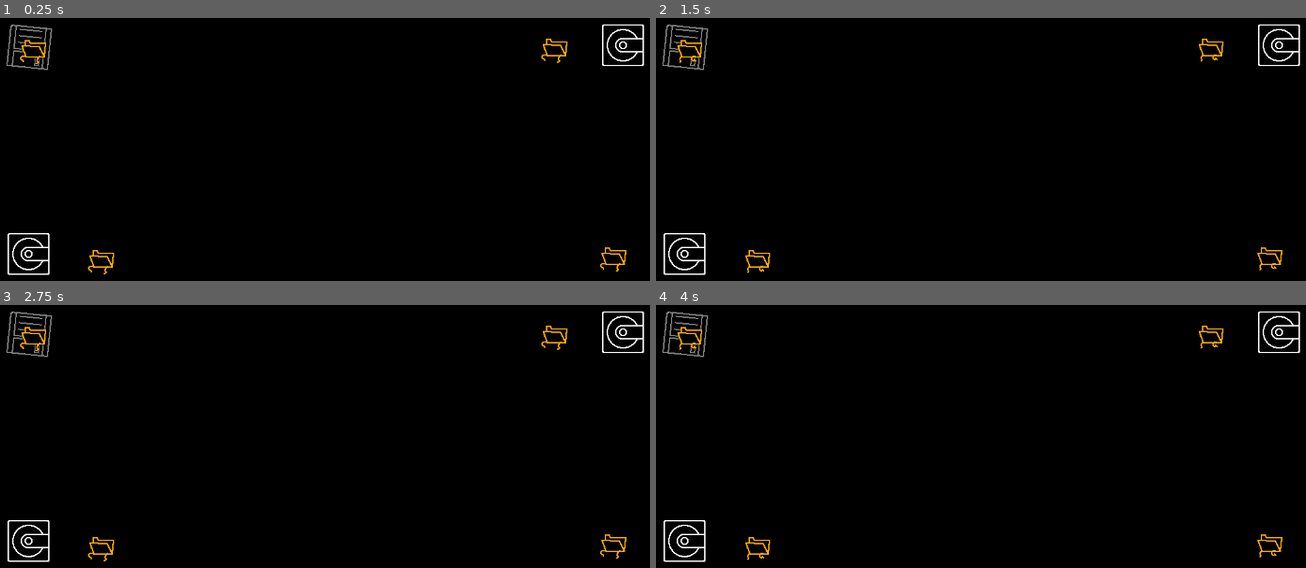
Above: before the commit, frames 1-4 (two rows, left to right).
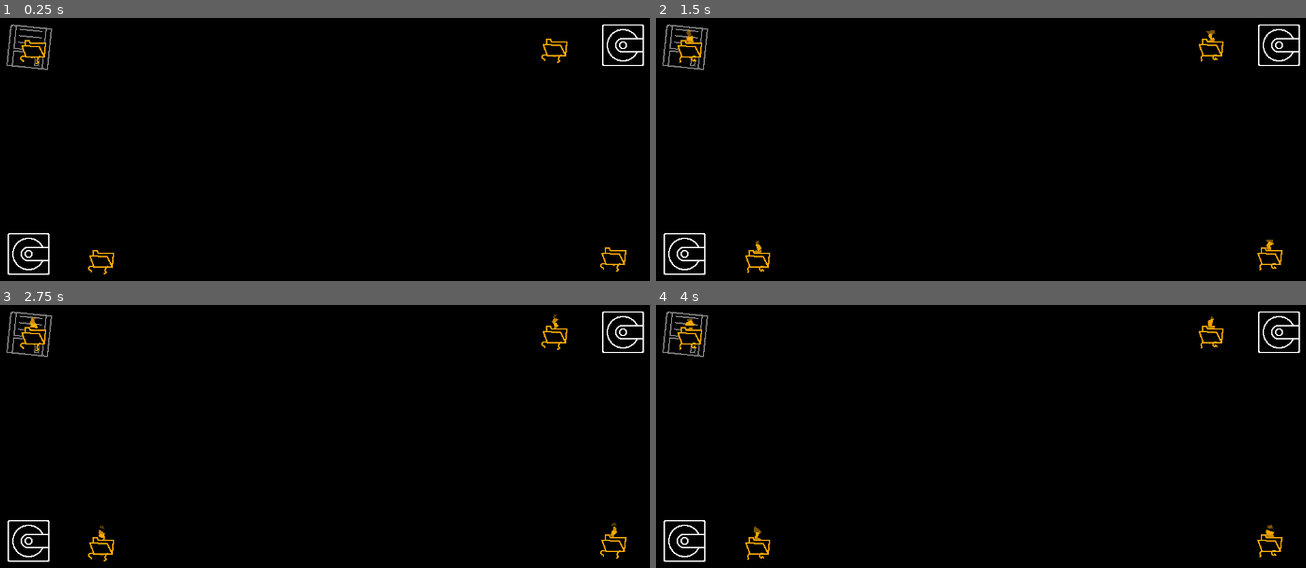
Above: after the commit, the same moments.

Repository: SomeSortOfSam/Hardest_Drive
Game: Godot game, scene res://scenes/levels/level_1.tscn
Same seed, same stepped clock (60 frames per second), same inputs: the game is played once before the commit and once after it. This scene is started directly instead of the project's main scene. Sound files missing from this copy of the repository are replaced by a short silence.
Inputs (mouse positions are in pixels of both pictures, inside the frame that each line leads up to):
- Up to frame 1 (0.25 s): no input
- Up to frame 2 (1.5 s): move the mouse to (1156, 141) at 0.52 s; hold D (player_right) 0.53-1.28 s; click (1156, 141) at 0.67 s; move the mouse to (838, 183) at 1.27 s; hold S (player_down) from 1.28 s (still down)
- Up to frame 3 (2.75 s): move the mouse to (409, 357) at 2.02 s; release S (player_down) at 2.03 s; hold D (player_right) from 2.03 s (still down)
- Up to frame 4 (4 s): move the mouse to (948, 533) at 2.77 s; release D (player_right) at 2.78 s; hold W (player_up) 2.78-3.53 s; click (948, 533) at 2.92 s; move the mouse to (1215, 512) at 3.52 s; hold A (player_left) from 3.53 s (still down)

The runs differ from the first frame. In frame 1, less than 0.1% of the frame differs, in the area x 4-95%, y 14-95%; in frame 2, 0.2%; in frame 3, 0.2%; in frame 4, 0.2%, in the area x 4-96%, y 3-90%.
Error before the commit: Invalid access to property or key 'global_position' on a base object of type 'null instance'. (res://scripts/enemy.gd:56)
Error after the commit: Invalid access to property or key 'global_position' on a base object of type 'null instance'. (res://scripts/enemy.gd:59)

Commit message:
Removed warnings

Diff:
--- a/scenes/box_dud.gd
+++ b/scenes/box_dud.gd
@@ -1,6 +1,6 @@
 extends "res://scenes/grapple_point.gd"
 
-func _on_player_pull_requested(_direction,player):
+func _on_player_pull_requested(_direction,_player):
 	pass
 
 func _on_player_harpoon_hit(player):
--- a/scenes/box_dud.tscn
+++ b/scenes/box_dud.tscn
@@ -101,3 +101,5 @@
 libraries = {
 "": SubResource("AnimationLibrary_w06r8")
 }
+
+[node name="AudioStreamPlayer2D" type="AudioStreamPlayer2D" parent="."]
--- a/scenes/enemes/document.tscn
+++ /dev/null
@@ -1,6 +0,0 @@
-[gd_scene load_steps=2 format=3 uid="uid://r3n3ipckeim4"]
-
-[ext_resource type="Script" path="res://scripts/document_enemy.gd" id="2_cibpc"]
-
-[node name="Document"]
-script = ExtResource("2_cibpc")
--- a/scenes/enemes/enemy.tscn
+++ b/scenes/enemes/enemy.tscn
@@ -7,6 +7,7 @@
 [ext_resource type="AudioStream" uid="uid://ckn1wvc1tiuvb" path="res://assets/File death V1.wav.wav" id="4_3ixgn"]
 [ext_resource type="Texture2D" uid="uid://bur7qpu0h6ixl" path="res://assets/ParticleHazard.png" id="4_150kn"]
 [ext_resource type="AudioStream" uid="uid://cayshnd7c32ky" path="res://assets/Death sound effect.mp3" id="5_vsbux"]
+[ext_resource type="Texture2D" uid="uid://b8ogqo2xdtu8r" path="res://assets/file_destroy.png" id="5_xakk5"]
 
 [sub_resource type="Gradient" id="Gradient_ol4ab"]
 offsets = PackedFloat32Array(0.792593, 1)
@@ -29,6 +30,124 @@
 
 [sub_resource type="CircleShape2D" id="CircleShape2D_5qmfi"]
 radius = 13.0
+
+[sub_resource type="AtlasTexture" id="AtlasTexture_5m37t"]
+atlas = ExtResource("5_xakk5")
+region = Rect2(0, 0, 64, 64)
+
+[sub_resource type="AtlasTexture" id="AtlasTexture_pe80f"]
+atlas = ExtResource("5_xakk5")
+region = Rect2(64, 0, 64, 64)
+
+[sub_resource type="AtlasTexture" id="AtlasTexture_ppucy"]
+atlas = ExtResource("5_xakk5")
+region = Rect2(128, 0, 64, 64)
+
+[sub_resource type="AtlasTexture" id="AtlasTexture_jaegm"]
+atlas = ExtResource("5_xakk5")
+region = Rect2(192, 0, 64, 64)
+
+[sub_resource type="AtlasTexture" id="AtlasTexture_snvwb"]
+atlas = ExtResource("5_xakk5")
+region = Rect2(256, 0, 64, 64)
+
+[sub_resource type="AtlasTexture" id="AtlasTexture_3e1yl"]
+atlas = ExtResource("5_xakk5")
+region = Rect2(320, 0, 64, 64)
+
+[sub_resource type="AtlasTexture" id="AtlasTexture_8yr6t"]
+atlas = ExtResource("5_xakk5")
+region = Rect2(384, 0, 64, 64)
+
+[sub_resource type="AtlasTexture" id="AtlasTexture_g16sl"]
+atlas = ExtResource("5_xakk5")
+region = Rect2(448, 0, 64, 64)
+
+[sub_resource type="AtlasTexture" id="AtlasTexture_r1wqc"]
+atlas = ExtResource("5_xakk5")
+region = Rect2(512, 0, 64, 64)
+
+[sub_resource type="AtlasTexture" id="AtlasTexture_lnvys"]
+atlas = ExtResource("2_7qneq")
+region = Rect2(0, 0, 64, 64)
+
+[sub_resource type="AtlasTexture" id="AtlasTexture_vlofp"]
+atlas = ExtResource("2_7qneq")
+region = Rect2(64, 0, 64, 64)
+
+[sub_resource type="AtlasTexture" id="AtlasTexture_p8kry"]
+atlas = ExtResource("2_7qneq")
+region = Rect2(128, 0, 64, 64)
+
+[sub_resource type="AtlasTexture" id="AtlasTexture_hg4kh"]
+atlas = ExtResource("2_7qneq")
+region = Rect2(192, 0, 64, 64)
+
+[sub_resource type="AtlasTexture" id="AtlasTexture_tmqck"]
+atlas = ExtResource("2_7qneq")
+region = Rect2(256, 0, 64, 64)
+
+[sub_resource type="AtlasTexture" id="AtlasTexture_lcaxs"]
+atlas = ExtResource("2_7qneq")
+region = Rect2(320, 0, 64, 64)
+
+[sub_resource type="SpriteFrames" id="SpriteFrames_27ul4"]
+animations = [{
+"frames": [{
+"duration": 1.0,
+"texture": SubResource("AtlasTexture_5m37t")
+}, {
+"duration": 1.0,
+"texture": SubResource("AtlasTexture_pe80f")
+}, {
+"duration": 1.0,
+"texture": SubResource("AtlasTexture_ppucy")
+}, {
+"duration": 1.0,
+"texture": SubResource("AtlasTexture_jaegm")
+}, {
+"duration": 1.0,
+"texture": SubResource("AtlasTexture_snvwb")
+}, {
+"duration": 1.0,
+"texture": SubResource("AtlasTexture_3e1yl")
+}, {
+"duration": 1.0,
+"texture": SubResource("AtlasTexture_8yr6t")
+}, {
+"duration": 1.0,
+"texture": SubResource("AtlasTexture_g16sl")
+}, {
+"duration": 1.0,
+"texture": SubResource("AtlasTexture_r1wqc")
+}],
+"loop": false,
+"name": &"destroy",
+"speed": 12.0
+}, {
+"frames": [{
+"duration": 1.0,
+"texture": SubResource("AtlasTexture_lnvys")
+}, {
+"duration": 1.0,
+"texture": SubResource("AtlasTexture_vlofp")
+}, {
+"duration": 1.0,
+"texture": SubResource("AtlasTexture_p8kry")
+}, {
+"duration": 1.0,
+"texture": SubResource("AtlasTexture_hg4kh")
+}, {
+"duration": 1.0,
+"texture": SubResource("AtlasTexture_tmqck")
+}, {
+"duration": 1.0,
+"texture": SubResource("AtlasTexture_lcaxs")
+}],
+"loop": true,
+"name": &"walk",
+"speed": 12.0
+}]
 
 [sub_resource type="Gradient" id="Gradient_5cb7j"]
 offsets = PackedFloat32Array(0.814815, 1)
@@ -64,79 +183,17 @@
 [sub_resource type="CircleShape2D" id="CircleShape2D_pq1wp"]
 radius = 22.5222
 
-[sub_resource type="Animation" id="Animation_lpiui"]
-resource_name = "Destroy"
-tracks/0/type = "value"
-tracks/0/imported = false
-tracks/0/enabled = true
-tracks/0/path = NodePath("Sprite2D/Destroy:emitting")
-tracks/0/interp = 1
-tracks/0/loop_wrap = true
-tracks/0/keys = {
-"times": PackedFloat32Array(0),
-"transitions": PackedFloat32Array(1),
-"update": 1,
-"values": [true]
-}
-tracks/1/type = "value"
-tracks/1/imported = false
-tracks/1/enabled = true
-tracks/1/path = NodePath("WalkDust:emitting")
-tracks/1/interp = 1
-tracks/1/loop_wrap = true
-tracks/1/keys = {
-"times": PackedFloat32Array(0),
-"transitions": PackedFloat32Array(1),
-"update": 1,
-"values": [false]
-}
-tracks/2/type = "value"
-tracks/2/imported = false
-tracks/2/enabled = true
-tracks/2/path = NodePath("Sprite2D:modulate")
-tracks/2/interp = 1
-tracks/2/loop_wrap = true
-tracks/2/keys = {
-"times": PackedFloat32Array(0, 1),
-"transitions": PackedFloat32Array(1, 1),
-"update": 0,
-"values": [Color(1, 1, 1, 1), Color(1, 1, 1, 0)]
-}
-
-[sub_resource type="Animation" id="Animation_202rd"]
-resource_name = "Run"
-length = 0.6
-loop_mode = 1
-tracks/0/type = "value"
-tracks/0/imported = false
-tracks/0/enabled = true
-tracks/0/path = NodePath("Sprite2D:frame")
-tracks/0/interp = 1
-tracks/0/loop_wrap = true
-tracks/0/keys = {
-"times": PackedFloat32Array(0, 0.1, 0.2, 0.3, 0.4, 0.5, 0.6),
-"transitions": PackedFloat32Array(1, 1, 1, 1, 1, 1, 1),
-"update": 1,
-"values": [0, 1, 2, 3, 4, 5, 5]
-}
-
-[sub_resource type="AnimationLibrary" id="AnimationLibrary_tcx8n"]
-_data = {
-"Destroy": SubResource("Animation_lpiui"),
-"Run": SubResource("Animation_202rd")
-}
-
 [node name="File" type="CharacterBody2D"]
 modulate = Color(1, 0.682353, 0, 1)
 texture_filter = 1
 collision_mask = 0
 script = ExtResource("1_qmkjd")
+nav_enabled = true
 death_sounds = Array[AudioStream]([ExtResource("3_dd0ee"), ExtResource("4_3ixgn")])
 
 [node name="WalkDust" type="GPUParticles2D" parent="."]
 z_index = -1
 position = Vector2(0, 9)
-emitting = false
 amount = 10
 process_material = SubResource("ParticleProcessMaterial_cdaia")
 texture = ExtResource("2_enmir")
@@ -145,11 +202,12 @@
 shape = SubResource("CircleShape2D_5qmfi")
 disabled = true
 
-[node name="Sprite2D" type="Sprite2D" parent="."]
+[node name="Sprite2D" type="AnimatedSprite2D" parent="."]
 z_index = 1
 y_sort_enabled = true
-texture = ExtResource("2_7qneq")
-hframes = 6
+sprite_frames = SubResource("SpriteFrames_27ul4")
+animation = &"walk"
+autoplay = "walk"
 
 [node name="Destroy" type="GPUParticles2D" parent="Sprite2D"]
 modulate = Color(1, 0, 0, 1)
@@ -176,13 +234,6 @@
 position = Vector2(0.5, 0)
 shape = SubResource("CircleShape2D_pq1wp")
 
-[node name="AnimationPlayer" type="AnimationPlayer" parent="."]
-autoplay = "Run"
-speed_scale = 1.2
-libraries = {
-"": SubResource("AnimationLibrary_tcx8n")
-}
-
 [node name="Timer" type="Timer" parent="."]
 wait_time = 0.1
 autostart = true
--- a/scenes/enemes/flyer.tscn
+++ /dev/null
@@ -1,6 +0,0 @@
-[gd_scene load_steps=2 format=3 uid="uid://cncullry5o5ou"]
-
-[ext_resource type="Script" path="res://scripts/Flyer.gd" id="2_2p04i"]
-
-[node name="Flyer"]
-script = ExtResource("2_2p04i")
--- a/scenes/enemes/trash_can.tscn
+++ /dev/null
@@ -1,6 +0,0 @@
-[gd_scene load_steps=2 format=3 uid="uid://bog1l5wq08vly"]
-
-[ext_resource type="Script" path="res://scripts/trash_can_enemy.gd" id="2_2gymx"]
-
-[node name="TrashCan"]
-script = ExtResource("2_2gymx")
--- a/scenes/gamplay.tscn
+++ b/scenes/gamplay.tscn
@@ -1267,8 +1267,12 @@
 
 [node name="Box" parent="TileMap" instance=ExtResource("5_f7nl1")]
 
+[node name="Sprite2D" parent="TileMap/Box" index="3"]
+visible = false
+
 [node name="AudioStreamPlayer2D" parent="TileMap/Box" index="5"]
 stream = null
+volume_db = -80.0
 
 [node name="Timer" type="Timer" parent="TileMap"]
 
--- a/scenes/levels/level_1.tscn
+++ b/scenes/levels/level_1.tscn
@@ -1,7 +1,7 @@
 [gd_scene load_steps=4 format=3 uid="uid://bwdutwl4s14vy"]
 
 [ext_resource type="PackedScene" uid="uid://bkrf8g5mfr2am" path="res://scenes/box.tscn" id="1_eynvn"]
-[ext_resource type="PackedScene" uid="uid://by0lpoywb56mx" path="res://scenes/enemy_spawner.tscn" id="2_wdhan"]
+[ext_resource type="PackedScene" uid="uid://by0lpoywb56mx" path="res://scenes/enemes/enemy_spawner.tscn" id="2_wdhan"]
 [ext_resource type="PackedScene" uid="uid://di5sngvkb16tw" path="res://scenes/box_dud.tscn" id="3_00ogs"]
 
 [node name="Level1" type="Node2D"]
--- a/scripts/enemy.gd
+++ b/scripts/enemy.gd
@@ -8,10 +8,13 @@
 
 @onready var navigation_agent: NavigationAgent2D = $NavigationAgent2D
 @onready var player = $"../../TileMap/Player"
-@onready var sprite :Sprite2D = $Sprite2D
+@onready var tilemap :TileMap = $"../../TileMap"
+
+@onready var sprite : AnimatedSprite2D = $Sprite2D
+@onready var walk_particals : GPUParticles2D = $WalkDust
+@onready var destroy_particals : GPUParticles2D = $Sprite2D/Destroy
 @onready var timer : Timer = $Timer
-@onready var tilemap :TileMap = $"../../TileMap"
-@onready var animator :AnimationPlayer = $"AnimationPlayer"
+
 @onready var hurtbox_shape :CollisionShape2D = $"HurtBox/CollisionShape2D"
 @onready var death_sound : AudioStreamPlayer2D = $DeathSound
 
@@ -36,7 +39,7 @@
 func set_movement_target(movement_target: Vector2):
 	navigation_agent.target_position = movement_target
 
-func _physics_process(delta):
+func _physics_process(_delta):
 	if navigation_agent.is_navigation_finished():
 		on_navigation_finished()
 
@@ -67,18 +70,16 @@
 
 func die():
 	dead.emit()
-	call_deferred("disable_hitbox")
+	(func(): hurtbox_shape.disabled = true).call_deferred()
 	nav_enabled = false
-	animator.play("Destroy")
+	sprite.play("destroy")
 	death_sound.stream = death_sounds.pick_random()
 	death_sound.play()
-	await animator.animation_finished
-	if death_sound.playing:
-		await death_sound.finished
+	walk_particals.emitting = false
+	destroy_particals.emitting = true
+	create_tween().tween_property(self,"modulate",Color(modulate,0),1)
+	await death_sound.finished
 	queue_free()
-
-func disable_hitbox():
-	hurtbox_shape.disabled = true
 
 func _on_hurt_box_area_entered(area : Area2D):
 	if area.get_parent().get_script() != get_script():
--- a/scripts/player.gd
+++ b/scripts/player.gd
@@ -55,7 +55,7 @@
 	elif moving_enabled:
 		velocity.y = move_toward(velocity.y, 0, SPEED)
 
-func _physics_process(delta):
+func _physics_process(_delta):
 	if moving_enabled:
 		get_movement_input()
 		animate_character()
--- a/scripts/tutorial.gd
+++ b/scripts/tutorial.gd
@@ -48,10 +48,10 @@
 			sprite_mover.play("SpriteOut")
 			done.emit()
 
-func swap_sprite_to(name :String):
+func swap_sprite_to(animation_name :String):
 	sprite_mover.play("SpriteChange")
 	await sprite_mover.animation_finished
-	animator.play(name)
+	animator.play(animation_name)
 	sprite_mover.play_backwards("SpriteChange")
 
 func swap_banner_to(index :int):
Not shown: 1 places in scenes/enemes/enemy.tscn that only renumber resources
Not shown: 1 places in scenes/gamplay.tscn that only renumber resources
